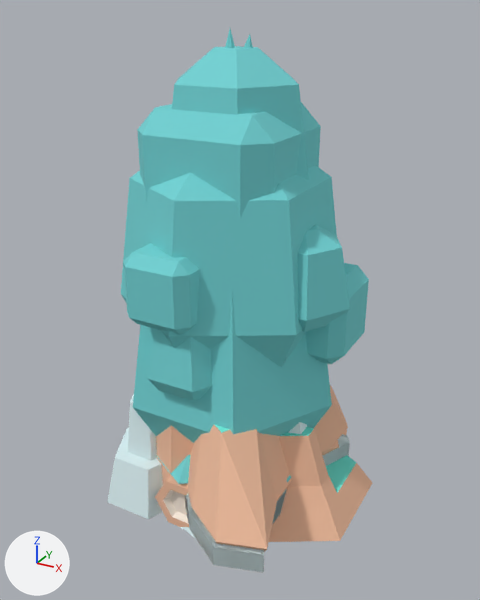
Before and after pictures for a commit that changed the glTF model public/models/nature/props.glb.
Before and after are seen from a 50 mm lens placed at (1.015, -1.786, 1.546), pointed at (0.039, -0.011, 0.659). Lighting does not change. The marker at lower left points along +X, +Y and +Z. The picture after the commit comes second. Where no turn or scale is listed for an object, it has been applied to the vertices. Vertices at exactly the same position are counted once.

Script lines for the objects in view, before the commit:
```python
ob_rock_largea_001 = bpy.data.objects.new('rock_largeA.001', me_mesh_rock_largea)
ob_rock_largea_001.location = (0.0, 0.0, 0.08)
ob_rock_largeb_001 = bpy.data.objects.new('rock_largeB.001', me_mesh_rock_largeb)
ob_rock_largeb_001.location = (0.0, 0.0, 0.165)
ob_rock_talla_001 = bpy.data.objects.new('rock_tallA.001', me_mesh_rock_talla)
ob_rock_talla_001.location = (0.0, 0.0, 0.448)
ob_stone_largea_001 = bpy.data.objects.new('stone_largeA.001', me_mesh_stone_largea)
ob_stone_largea_001.location = (0.0, 0.0, 0.08)
ob_stone_tallb_001 = bpy.data.objects.new('stone_tallB.001', me_mesh_stone_tallb)
ob_stone_tallb_001.location = (0.0, 0.0, 0.392)
ob_tree_detailed_dark_001 = bpy.data.objects.new('tree_detailed_dark.001', me_mesh_tree_detailed_dark)
ob_tree_detailed_dark_001.location = (-0.009, -0.009, 0.616)
ob_tree_pinedefaulta_001 = bpy.data.objects.new('tree_pineDefaultA.001', me_mesh_tree_pinedefaulta)
ob_tree_pinedefaulta_001.location = (0.0, 0.0, 0.723)
ob_tree_pinerounda_001 = bpy.data.objects.new('tree_pineRoundA.001', me_mesh_tree_pinerounda)
ob_tree_pinerounda_001.location = (0.0, 0.0, 0.633)
ob_tree_pinetalla_001 = bpy.data.objects.new('tree_pineTallA.001', me_mesh_tree_pinetalla)
ob_tree_pinetalla_001.location = (0.014, -0.002, 0.715)
# also in view: 'tree_fat_darkh.001' at (0.0, 0.0, 0.525); 'tree_oak_dark.001' at (0.0, 0.0, 0.563); 'log.001' at (0.008, 0.0, 0.037); 'tree_thin_dark.001' at (0.083, -0.057, 0.695)
```
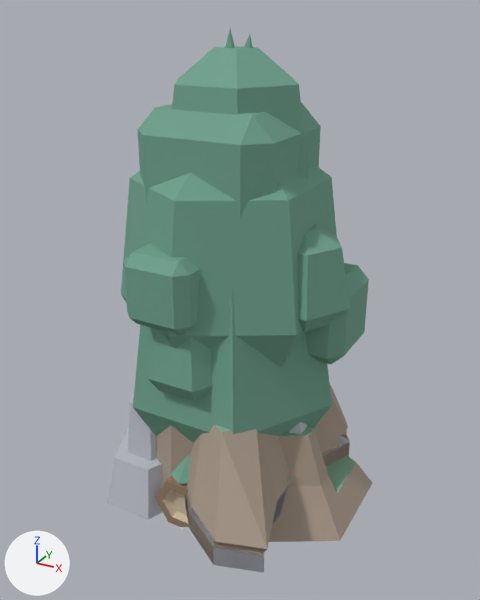
Location of each change, [x1, y1, x2, y2] in pixels of the pictures (480 x 600 px):
part 1 of me_mesh_rock_largea, recoloured: after [185, 434, 350, 565]
part 2 of me_mesh_rock_largeb, recoloured (darker): [187, 385, 348, 552] in both
part 3 of me_mesh_rock_largeb, recoloured: [214, 424, 230, 433] in both
part 4 of me_mesh_rock_talla, recoloured (darker): [156, 426, 372, 542] in both
part 5 of me_mesh_rock_talla, recoloured: [280, 427, 356, 493] in both
part 6 of me_mesh_stone_largea, recoloured: [189, 436, 349, 573] in both
part 7 of me_mesh_stone_tallb, recoloured: [107, 394, 307, 538] in both
part 8 of me_mesh_tree_pinetalla, recoloured: [244, 34, 253, 48] in both
part 9 of me_mesh_tree_pinerounda, recoloured: [157, 455, 291, 484] in both
part 10 of me_mesh_tree_pinedefaulta, recoloured: [225, 29, 235, 48] in both
part 11 of me_mesh_tree_oak_dark, recoloured (cyan to green): [121, 165, 337, 368] in both
part 12 of me_mesh_tree_detailed_dark, recoloured (cyan to green): [123, 102, 369, 364] in both
part 13 of me_mesh_tree_thin_dark, recoloured (cyan to green): [148, 46, 350, 401] in both
part 14 of me_mesh_tree_fat_darkh, recoloured (cyan to green): [133, 289, 332, 443] in both
part 15 of me_mesh_log, recoloured (beige to brown): [155, 476, 189, 527] in both
part 16 of me_mesh_log, recoloured (pale yellow to beige): [163, 490, 189, 524] in both

Edits to the bpy script that builds the scene:
```text
Change me_mesh_rock_largea:
    where me_mesh_rock_largea.from_pydata(...)  # 42 vertices, 80 faces; spans x -0.392..0.392, y -0.508..0.508, z -0.13..0.13
    me_mesh_rock_largea part 1: 71 faces centred in x -0.373..0.362, y -0.492..0.488, z -0.13..0.111 are repainted in the vertex colours; the middle colour goes from beige #f2be9e to beige #aa9a8b
Change me_mesh_rock_largeb:
    where me_mesh_rock_largeb.from_pydata(...)  # 40 vertices, 85 faces; spans x -0.383..0.383, y -0.508..0.508, z -0.215..0.215
    me_mesh_rock_largeb part 2: 67 faces centred in x -0.328..0.365, y -0.455..0.436, z -0.215..0.172 are repainted in the vertex colours; the middle colour goes from beige #f2be9e to beige #aa9a8b
    me_mesh_rock_largeb part 3: 9 faces centred in x -0.214..0.238, y -0.202..0.224, z 0.215 are repainted in the vertex colours; the middle colour goes from cyan #73eddd to greyish green #86b195
Change me_mesh_rock_talla:
    where me_mesh_rock_talla.from_pydata(...)  # 70 vertices, 136 faces; spans x -0.492..0.492, y -0.342..0.342, z -0.498..0.498
    me_mesh_rock_talla part 4: 98 faces centred in x -0.422..0.472, y -0.288..0.265, z -0.467..0.392 are repainted in the vertex colours; the middle colour goes from beige #f2be9e to beige #aa9a8b
    me_mesh_rock_talla part 5: 26 faces centred in x -0.349..0.374, y -0.166..0.204, z -0.406..0.498 are repainted in the vertex colours; the middle colour goes from cyan #73eddd to greyish green #86b195
Change me_mesh_stone_largea:
    where me_mesh_stone_largea.from_pydata(...)  # 42 vertices, 80 faces; spans x -0.392..0.392, y -0.508..0.508, z -0.13..0.13
    me_mesh_stone_largea part 6: 80 faces centred in x -0.373..0.362, y -0.492..0.488, z -0.13..0.13 are repainted in the vertex colours; the middle colour goes from pale blue #ddf2f5 to light grey #bcbfc8
Change me_mesh_stone_tallb:
    where me_mesh_stone_tallb.from_pydata(...)  # 88 vertices, 172 faces; spans x -0.382..0.382, y -0.385..0.385, z -0.442..0.442
    me_mesh_stone_tallb part 7: 152 faces centred in x -0.341..0.351, y -0.364..0.332, z -0.384..0.442 are repainted in the vertex colours; the middle colour goes from pale blue #ddf2f5 to light grey #bcbfc8
Change me_mesh_tree_pinetalla:
    where me_mesh_tree_pinetalla.from_pydata(...)  # 41 vertices, 78 faces; spans x -0.19..0.19, y -0.2..0.2, z -0.76..0.76
    me_mesh_tree_pinetalla part 8: 68 faces centred in x -0.18..0.18, y -0.17..0.18, z -0.14..0.43 are repainted in the vertex colours; the middle colour goes from cyan #72d3d5 to green #70a28e
Change me_mesh_tree_pinerounda:
    where me_mesh_tree_pinerounda.from_pydata(...)  # 104 vertices, 204 faces; spans x -0.309..0.309, y -0.356..0.356, z -0.683..0.683
    me_mesh_tree_pinerounda part 9: 154 faces centred in x -0.272..0.272, y -0.254..0.254, z -0.501..0.683 are repainted in the vertex colours; the middle colour goes from cyan #72d3d5 to green #70a28e
Change me_mesh_tree_pinedefaulta:
    where me_mesh_tree_pinedefaulta.from_pydata(...)  # 117 vertices, 230 faces; spans x -0.27..0.27, y -0.27..0.27, z -0.77..0.77
    me_mesh_tree_pinedefaulta part 10: 180 faces centred in x -0.21..0.21, y -0.21..0.21, z -0.23..0.59 are repainted in the vertex colours; the middle colour goes from cyan #72d3d5 to green #70a28e
Change me_mesh_tree_oak_dark:
    where me_mesh_tree_oak_dark.from_pydata(...)  # 100 vertices, 196 faces; spans x -0.32..0.32, y -0.37..0.37, z -0.613..0.613
    me_mesh_tree_oak_dark part 11: 64 faces centred in x -0.304..0.304, y -0.29..0.29, z -0.113..0.613 are repainted in the vertex colours; the middle colour goes from cyan #72d3d5 to green #70a28e
Change me_mesh_tree_detailed_dark:
    where me_mesh_tree_detailed_dark.from_pydata(...)  # 198 vertices, 402 faces; spans x -0.424..0.424, y -0.381..0.381, z -0.666..0.666
    me_mesh_tree_detailed_dark part 12: 282 faces centred in x -0.424..0.424, y -0.381..0.381, z -0.22..0.666 are repainted in the vertex colours; the middle colour goes from cyan #72d3d5 to green #70a28e
Change me_mesh_tree_thin_dark:
    where me_mesh_tree_thin_dark.from_pydata(...)  # 114 vertices, 228 faces; spans x -0.34..0.34, y -0.308..0.308, z -0.745..0.745
    me_mesh_tree_thin_dark part 13: 162 faces centred in x -0.277..0.301, y -0.298..0.291, z -0.245..0.745 are repainted in the vertex colours; the middle colour goes from cyan #72d3d5 to green #70a28e
Change me_mesh_tree_fat_darkh:
    where me_mesh_tree_fat_darkh.from_pydata(...)  # 27 vertices, 50 faces; spans x -0.378..0.378, y -0.327..0.327, z -0.575..0.575
    me_mesh_tree_fat_darkh part 14: 40 faces centred in x -0.287..0.286, y -0.303..0.303, z -0.332..0.437 are repainted in the vertex colours; the middle colour goes from cyan #72d3d5 to green #70a28e
Change me_mesh_log:
    where me_mesh_log.from_pydata(...)  # 52 vertices, 100 faces; spans x -0.117..0.117, y -0.355..0.355, z -0.087..0.087
    me_mesh_log part 15: 68 faces centred in x -0.111..0.113, y -0.355..0.355, z -0.087..0.087 are repainted in the vertex colours; the middle colour goes from beige #f2be9e to brown #957c65
    me_mesh_log part 16: 32 faces centred in x -0.058..0.043, y -0.348..0.348, z -0.053..0.053 are repainted in the vertex colours; the middle colour goes from pale yellow #fbedde to beige #cebca2
```
